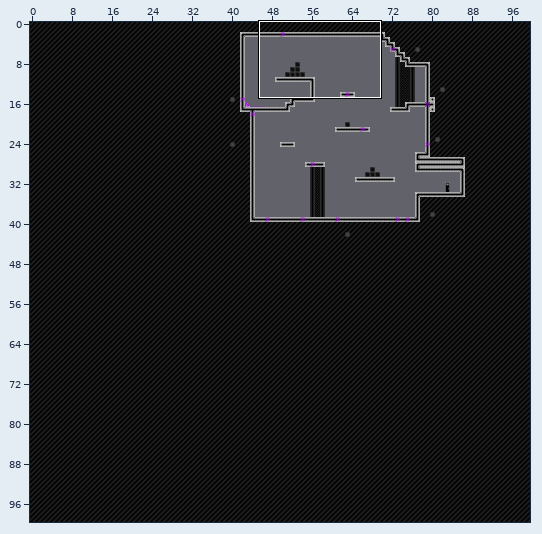
Two versions of a level (Tiled map (JSON), assets/levels/level3.json). The picture above shows the old version from afar; the outline marks the close-up.
Close-up. Earlier state:
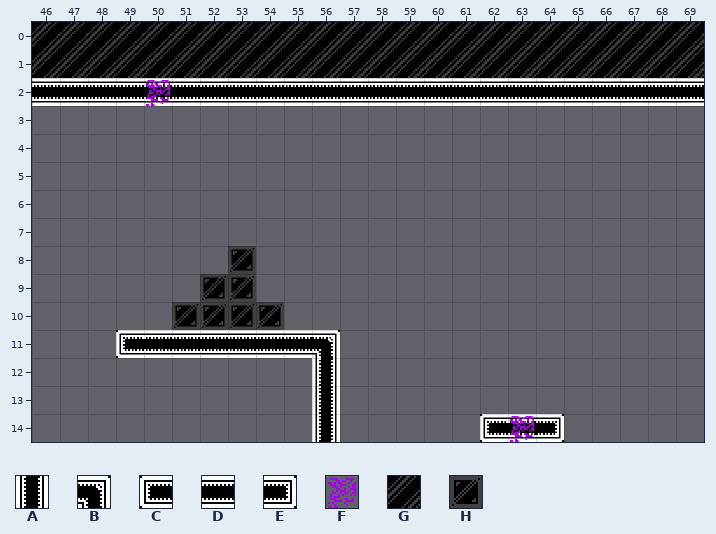
Cells are 32x32 px. Shown: x 46..69, y 0..14. The commit also changed other parts of the map, which this record leaves out.
Key: from "tilemap": A 28, B 29, C 34, D 36, E 39, F 41, G 60, H 61.
_ is an empty cell.
Layer "Tile Layer 1" before, first column x 46:
 0 GGGGGGGGGGGGGGGGGGGGGGGG
 1 GGGGGGGGGGGGGGGGGGGGGGGG
 2 DDDDDDDDDDDDDDDDDDDDDDDD
 3 ________________________
 4 ________________________
 5 ________________________
 6 ________________________
 7 ________________________
 8 ________________________
 9 ________________________
10 ________________________
11 ___CDDDDDDB_____________
12 __________A_____________
13 __________A_____________
14 __________A_____CDE_____
Layer "Tile Layer 2" before, first column x 46:
 0 ________________________
 1 ________________________
 2 ____F___________________
 3 ________________________
 4 ________________________
 5 ________________________
 6 ________________________
 7 ________________________
 8 _______H________________
 9 ______HH________________
10 _____HHHH_______________
11 ________________________
12 ________________________
13 ________________________
14 _________________F______
Once edited:
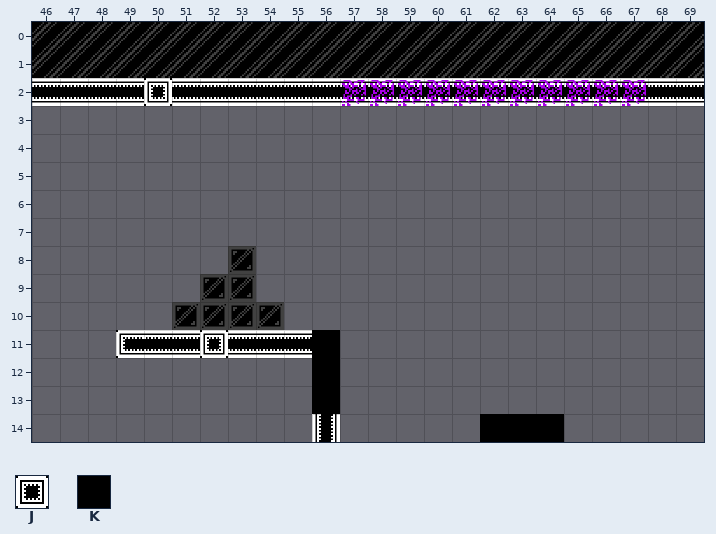
Further tiles: from "tilemap": J 11, K 40.
Difference:
Layer "Tile Layer 1":
Tile D becomes tile J in row 2 at x 50; in row 11 at x 52.
Layer "Tile Layer 2":
The author put tile F in row 2 at x 57 to 67.
Tile F becomes tile K in row 14 at x 63.
The author put tile K in rows 11 to 13 at x 56; in row 14 at x 62 and 64.
Tile F is gone in row 2 at x 50.
Changed places in both close-ups, as pixel boxes (x1, y1, x2, y2):
changed: (144, 78, 172, 106)
added: (342, 80, 646, 106)
changed: (200, 330, 228, 358)
added: (312, 330, 340, 414)
changed: (480, 414, 564, 442)
